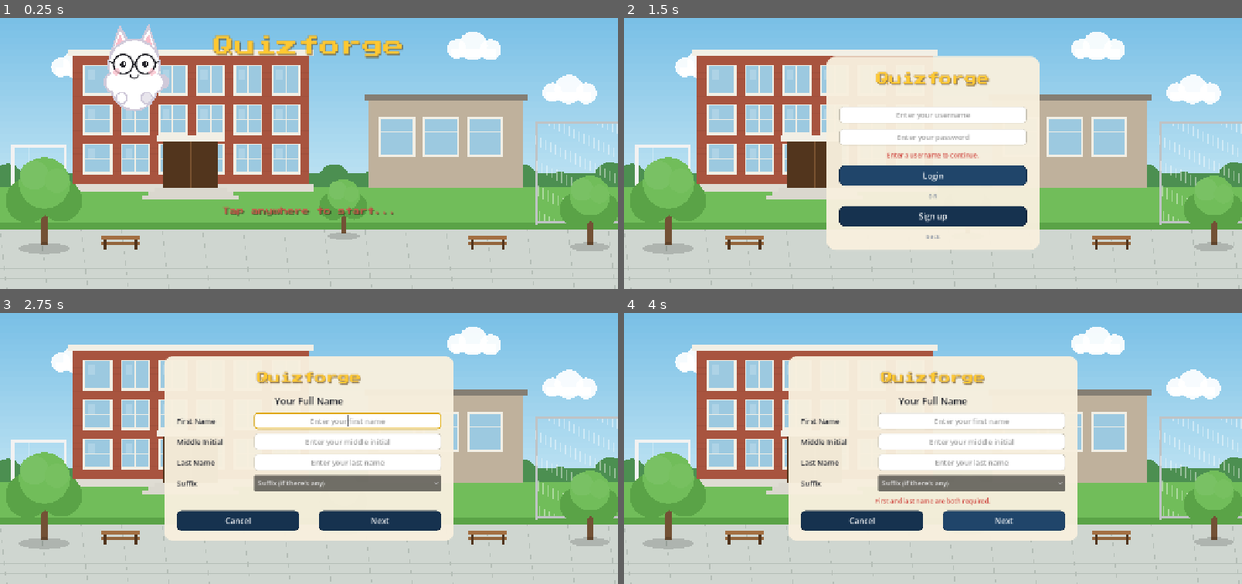
Above: before the commit, frames 1-4 (two rows, left to right).
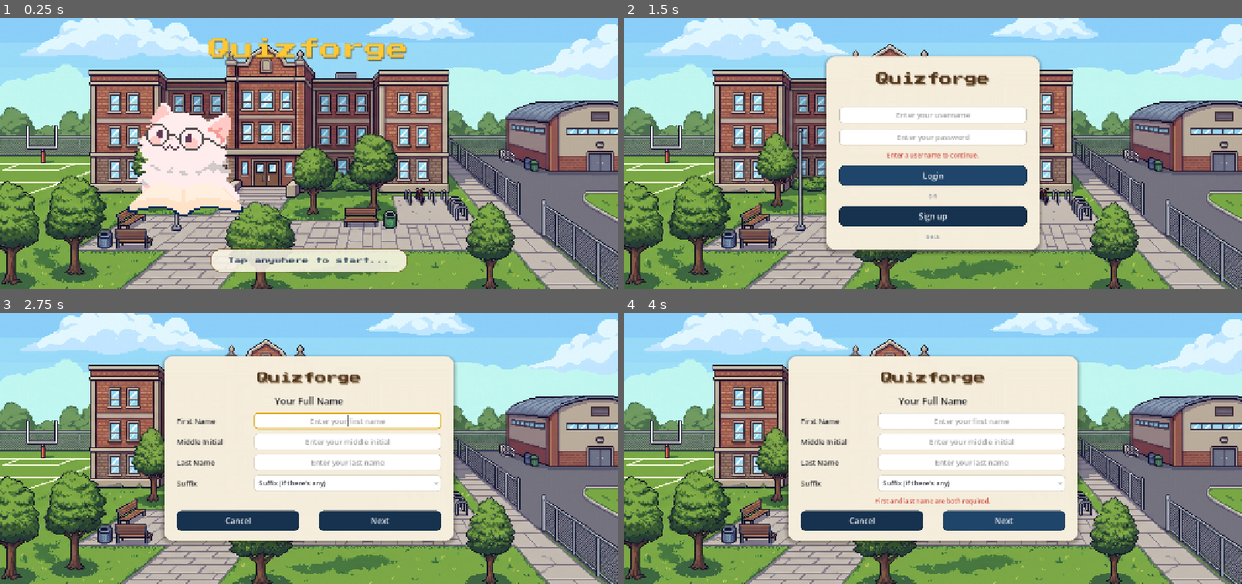
Above: after the commit, the same moments.

Repository: jekooo25/quizforge
Game: Godot game, scene res://scenes/main.tscn
Same seed, same stepped clock (60 frames per second), same inputs: the game is played once before the commit and once after it.
Inputs (mouse positions are in pixels of both pictures, inside the frame that each line leads up to):
- Up to frame 1 (0.25 s): no input
- Up to frame 2 (1.5 s): tap Enter at 0.5 s; click (933, 153) at 0.67 s; click "Login" at 1.25 s
- Up to frame 3 (2.75 s): click "Sign up" at 2 s
- Up to frame 4 (4 s): click "Next" at 2.75 s; click "Next" at 3.5 s

The runs differ from the first frame. In frame 1, 85% of the frame differs, in the area x 0-100%, y 0-100%; in frame 2, 63%; in frame 3, 58%; in frame 4, 58%.

Commit message:
Login flow art: pixel campus background and sprite mascot
Adds the supplied courtyard art behind the title, login and both signup
screens. The photo is 1.79:1 and the frame is 2.28:1, so it covers and
crops rather than stretching, biased to the top so the bell tower stays.

Swaps the code-drawn cat for the pixel mascot sprite when it exists, moves
the splash hint onto a plaque so it reads over grass, darkens the logo on
cream panels, and gives cards a shadow and near-opaque fill so the photo
does not bleed through the forms.

Also ignores credentials, editor temp files, and addon binaries.

Diff:
--- a/scripts/screens/login_screen.gd
+++ b/scripts/screens/login_screen.gd
@@ -1,7 +1,5 @@
 extends Control
 ## Login. The credential check is local-only for now — any non-empty pair passes.
-
-const Backdrop := preload("res://scripts/ui/backdrop.gd")
 
 var _username: LineEdit
 var _password: LineEdit
@@ -9,7 +7,7 @@
 
 
 func _ready() -> void:
-	var bg: Control = Backdrop.new()
+	var bg: Control = PhotoBackdrop.create()
 	add_child(bg)
 	bg.set_anchors_and_offsets_preset(Control.PRESET_FULL_RECT)
 
@@ -17,7 +15,7 @@
 	add_child(center)
 	center.set_anchors_and_offsets_preset(Control.PRESET_FULL_RECT)
 
-	var card := UITheme.panel(UITheme.CREAM, 18, 0.96)
+	var card := UITheme.panel(UITheme.CREAM, 18, 0.985)
 	card.custom_minimum_size = Vector2(440, 0)
 	center.add_child(card)
 
@@ -25,7 +23,7 @@
 	box.add_theme_constant_override("separation", 12)
 	card.add_child(box)
 
-	box.add_child(UITheme.logo(26))
+	box.add_child(UITheme.logo_dark(26))
 
 	var spacer := Control.new()
 	spacer.custom_minimum_size = Vector2(0, 8)
--- a/scripts/screens/signup_name_screen.gd
+++ b/scripts/screens/signup_name_screen.gd
@@ -1,7 +1,5 @@
 extends Control
 ## Sign up, step 1 of 2: the student's name.
-
-const Backdrop := preload("res://scripts/ui/backdrop.gd")
 
 var _first: LineEdit
 var _middle: LineEdit
@@ -11,7 +9,7 @@
 
 
 func _ready() -> void:
-	var bg: Control = Backdrop.new()
+	var bg: Control = PhotoBackdrop.create()
 	add_child(bg)
 	bg.set_anchors_and_offsets_preset(Control.PRESET_FULL_RECT)
 
@@ -19,7 +17,7 @@
 	add_child(center)
 	center.set_anchors_and_offsets_preset(Control.PRESET_FULL_RECT)
 
-	var card := UITheme.panel(UITheme.CREAM, 18, 0.96)
+	var card := UITheme.panel(UITheme.CREAM, 18, 0.985)
 	card.custom_minimum_size = Vector2(600, 0)
 	center.add_child(card)
 
@@ -27,7 +25,7 @@
 	box.add_theme_constant_override("separation", 11)
 	card.add_child(box)
 
-	box.add_child(UITheme.logo(24))
+	box.add_child(UITheme.logo_dark(24))
 
 	var heading := UITheme.sans("Your Full Name", 19, UITheme.INK)
 	heading.horizontal_alignment = HORIZONTAL_ALIGNMENT_CENTER
@@ -44,9 +42,7 @@
 	_last = UITheme.field("Enter your last name")
 	grid.add_child(UITheme.form_row("Last Name", _last))
 
-	_suffix = OptionButton.new()
-	_suffix.custom_minimum_size = Vector2(0, 34)
-	_suffix.add_theme_font_size_override("font_size", 14)
+	_suffix = UITheme.select()
 	for option in ["Suffix (if there's any)", "Jr.", "Sr.", "II", "III", "IV"]:
 		_suffix.add_item(option)
 	grid.add_child(UITheme.form_row("Suffix", _suffix))
--- a/scripts/screens/signup_school_screen.gd
+++ b/scripts/screens/signup_school_screen.gd
@@ -1,7 +1,5 @@
 extends Control
 ## Sign up, step 2 of 2: school credentials.
-
-const Backdrop := preload("res://scripts/ui/backdrop.gd")
 
 var _student_id: LineEdit
 var _email: LineEdit
@@ -12,7 +10,7 @@
 
 
 func _ready() -> void:
-	var bg: Control = Backdrop.new()
+	var bg: Control = PhotoBackdrop.create()
 	add_child(bg)
 	bg.set_anchors_and_offsets_preset(Control.PRESET_FULL_RECT)
 
@@ -20,7 +18,7 @@
 	add_child(center)
 	center.set_anchors_and_offsets_preset(Control.PRESET_FULL_RECT)
 
-	var card := UITheme.panel(UITheme.CREAM, 18, 0.96)
+	var card := UITheme.panel(UITheme.CREAM, 18, 0.985)
 	card.custom_minimum_size = Vector2(620, 0)
 	center.add_child(card)
 
@@ -28,7 +26,7 @@
 	box.add_theme_constant_override("separation", 10)
 	card.add_child(box)
 
-	box.add_child(UITheme.logo(24))
+	box.add_child(UITheme.logo_dark(24))
 
 	var heading := UITheme.sans("School credentials", 19, UITheme.INK)
 	heading.horizontal_alignment = HORIZONTAL_ALIGNMENT_CENTER
--- a/scripts/screens/title_screen.gd
+++ b/scripts/screens/title_screen.gd
@@ -1,57 +1,60 @@
 extends Control
-## Splash: the courtyard, the mascot, the logo, "tap anywhere".
-
-const Backdrop := preload("res://scripts/ui/backdrop.gd")
-const Cat := preload("res://scripts/ui/cat_mascot.gd")
+## Splash: the campus photo, the mascot, the logo, "tap anywhere".
 
 
 func _ready() -> void:
 	mouse_filter = Control.MOUSE_FILTER_STOP
 
-	var bg: Control = Backdrop.new()
+	var bg: Control = PhotoBackdrop.create()
 	add_child(bg)
 	bg.set_anchors_and_offsets_preset(Control.PRESET_FULL_RECT)
 
-	var cat: Control = Cat.new()
-	cat.anchor_left = 0.5
-	cat.anchor_right = 0.5
-	cat.anchor_top = 0.0
-	cat.anchor_bottom = 0.0
-	cat.offset_left = -472.0
-	cat.offset_right = -252.0
-	cat.offset_top = 4.0
-	cat.offset_bottom = 204.0
+	# mascot standing in front of the brick, where a cream sprite actually reads
+	var cat: Control = Mascot.create()
+	cat.anchor_left = 0.30
+	cat.anchor_right = 0.30
+	cat.anchor_top = 0.30
+	cat.anchor_bottom = 0.30
+	cat.offset_left = -125.0
+	cat.offset_right = 125.0
+	cat.offset_top = 0.0
+	cat.offset_bottom = 250.0
 	add_child(cat)
 
-	var title := UITheme.logo(44)
+	var title := UITheme.logo(46)
 	title.anchor_left = 0.5
 	title.anchor_right = 0.5
 	title.anchor_top = 0.0
 	title.anchor_bottom = 0.0
-	title.offset_left = -360.0
-	title.offset_right = 360.0
-	title.offset_top = 14.0
-	title.offset_bottom = 98.0
+	title.offset_left = -420.0
+	title.offset_right = 420.0
+	title.offset_top = 16.0
+	title.offset_bottom = 112.0
 	add_child(title)
 
-	var hint := UITheme.pixel("Tap anywhere to start...", 15, UITheme.RED)
-	hint.add_theme_color_override("font_shadow_color", Color(0, 0, 0, 0.35))
-	hint.add_theme_constant_override("shadow_offset_x", 2)
-	hint.add_theme_constant_override("shadow_offset_y", 2)
-	hint.anchor_left = 0.5
-	hint.anchor_right = 0.5
-	hint.anchor_top = 0.70
-	hint.anchor_bottom = 0.70
-	hint.offset_left = -320.0
-	hint.offset_right = 320.0
-	hint.offset_top = 0.0
-	hint.offset_bottom = 40.0
+	# the hint sits on a plaque so it stays readable over grass or pavement
+	var plaque := PanelContainer.new()
+	plaque.add_theme_stylebox_override("panel",
+		UITheme.padded(UITheme.box(Color(0.988, 0.969, 0.914, 0.97),
+			Color(0.42, 0.26, 0.03, 0.55), 2, 22), 24, 8))
+	plaque.anchor_left = 0.5
+	plaque.anchor_right = 0.5
+	plaque.anchor_top = 1.0
+	plaque.anchor_bottom = 1.0
+	plaque.offset_left = -205.0
+	plaque.offset_right = 205.0
+	plaque.offset_top = -84.0
+	plaque.offset_bottom = -34.0
+	add_child(plaque)
+
+	var hint := UITheme.pixel("Tap anywhere to start...", 14, UITheme.NAVY)
 	hint.horizontal_alignment = HORIZONTAL_ALIGNMENT_CENTER
-	add_child(hint)
+	hint.vertical_alignment = VERTICAL_ALIGNMENT_CENTER
+	plaque.add_child(hint)
 
 	var pulse := create_tween().set_loops()
-	pulse.tween_property(hint, "modulate:a", 0.35, 0.9).set_ease(Tween.EASE_IN_OUT)
-	pulse.tween_property(hint, "modulate:a", 1.0, 0.9).set_ease(Tween.EASE_IN_OUT)
+	pulse.tween_property(plaque, "modulate:a", 0.62, 0.9).set_ease(Tween.EASE_IN_OUT)
+	pulse.tween_property(plaque, "modulate:a", 1.0, 0.9).set_ease(Tween.EASE_IN_OUT)
 
 
 func _gui_input(event: InputEvent) -> void:
--- /dev/null
+++ b/scripts/ui/mascot.gd
@@ -0,0 +1,19 @@
+class_name Mascot
+extends Control
+## The mascot: the pixel-art sprite when it exists, the code-drawn cat if not.
+## Screens call Mascot.create() so the art can be swapped without touching them.
+
+const IMAGE_PATH := "res://assets/sprites/mascot_cat.png"
+
+
+static func create() -> Control:
+	if ResourceLoader.exists(IMAGE_PATH):
+		var tex: Texture2D = load(IMAGE_PATH)
+		if tex != null:
+			var rect := TextureRect.new()
+			rect.texture = tex
+			rect.expand_mode = TextureRect.EXPAND_IGNORE_SIZE
+			rect.stretch_mode = TextureRect.STRETCH_KEEP_ASPECT_CENTERED
+			rect.mouse_filter = Control.MOUSE_FILTER_IGNORE
+			return rect
+	return load("res://scripts/ui/cat_mascot.gd").new()
--- /dev/null
+++ b/scripts/ui/photo_backdrop.gd
@@ -0,0 +1,54 @@
+class_name PhotoBackdrop
+extends Control
+## The pixel-art campus photo, used behind the login flow.
+##
+## The photo is 2752x1536 (1.79:1) and the game frame is 1280x562 (2.28:1), so
+## it can't be stretched without squashing the building. It's scaled to cover
+## and cropped instead, biased toward the top so the bell tower stays in frame
+## and the road falls off the bottom edge.
+
+const IMAGE_PATH := "res://assets/backgrounds/LoginBackground.jpg"
+
+## How much of the vertical overflow comes off the top. 0.12 keeps almost all
+## of the sky and drops the foreground road.
+const TOP_BIAS := 0.12
+
+var texture: Texture2D
+
+
+## Returns the photo, or the code-drawn campus if the photo is missing.
+## Screens call this instead of Backdrop.new(), so dropping the file in is the
+## only step needed to switch art.
+static func create() -> Control:
+	var tex: Texture2D = null
+	if ResourceLoader.exists(IMAGE_PATH):
+		tex = load(IMAGE_PATH)
+	if tex == null:
+		return load("res://scripts/ui/backdrop.gd").new()
+	var node := PhotoBackdrop.new()
+	node.texture = tex
+	return node
+
+
+func _ready() -> void:
+	mouse_filter = Control.MOUSE_FILTER_IGNORE
+
+
+func _draw() -> void:
+	if texture == null:
+		return
+
+	var tex_size := Vector2(texture.get_width(), texture.get_height())
+	if tex_size.x <= 0.0 or tex_size.y <= 0.0:
+		return
+
+	# cover: scale until both dimensions are filled
+	var scale := maxf(size.x / tex_size.x, size.y / tex_size.y)
+	var drawn := tex_size * scale
+
+	# centre horizontally, bias the vertical overflow toward the top
+	var offset := Vector2(
+		(size.x - drawn.x) * 0.5,
+		(size.y - drawn.y) * TOP_BIAS
+	)
+	draw_texture_rect(texture, Rect2(offset, drawn), false)
--- a/scripts/ui/ui_theme.gd
+++ b/scripts/ui/ui_theme.gd
@@ -139,6 +139,23 @@
 	return e
 
 
+## A dropdown that matches the text fields instead of Godot's grey default.
+static func select() -> OptionButton:
+	var o := OptionButton.new()
+	o.custom_minimum_size = Vector2(0.0, 34.0)
+	o.add_theme_font_size_override("font_size", 14)
+	o.add_theme_color_override("font_color", INK)
+	o.add_theme_color_override("font_hover_color", INK)
+	o.add_theme_color_override("font_pressed_color", INK)
+	o.add_theme_color_override("font_focus_color", INK)
+	o.mouse_default_cursor_shape = Control.CURSOR_POINTING_HAND
+	o.add_theme_stylebox_override("normal", padded(box(PAPER, Color(0.796, 0.776, 0.722), 1, 7), 10, 6))
+	o.add_theme_stylebox_override("hover", padded(box(PAPER, YELLOW_DEEP, 1, 7), 10, 6))
+	o.add_theme_stylebox_override("pressed", padded(box(CREAM_SOFT, YELLOW_DEEP, 2, 7), 10, 6))
+	o.add_theme_stylebox_override("focus", padded(box(PAPER, YELLOW_DEEP, 2, 7), 10, 6))
+	return o
+
+
 ## A form row: right-aligned label, then the input.
 static func form_row(label_text: String, control: Control, label_width := 150.0) -> HBoxContainer:
 	var row := HBoxContainer.new()
@@ -156,14 +173,20 @@
 	var p := PanelContainer.new()
 	var c := color
 	c.a = alpha
-	p.add_theme_stylebox_override("panel", padded(box(c, Color(0, 0, 0, 0), 0, radius), 26, 20))
+	var sb := padded(box(c, Color(0, 0, 0, 0), 0, radius), 26, 20)
+	# a soft shadow so the card separates from a busy photo behind it
+	sb.shadow_color = Color(0.10, 0.08, 0.04, 0.28)
+	sb.shadow_size = 9
+	sb.shadow_offset = Vector2(0, 4)
+	p.add_theme_stylebox_override("panel", sb)
 	return p
 
 
-static func logo(size := 40) -> Label:
-	var l := pixel("Quizforge", size, YELLOW)
-	l.add_theme_color_override("font_outline_color", Color(0.42, 0.26, 0.03, 0.6))
-	l.add_theme_constant_override("outline_size", maxi(2, int(size / 14.0)))
+static func logo(size := 40, tint := YELLOW, outline := Color(0.42, 0.26, 0.03, 0.6)) -> Label:
+	var l := pixel("Quizforge", size, tint)
+	if outline.a > 0.0:
+		l.add_theme_color_override("font_outline_color", outline)
+		l.add_theme_constant_override("outline_size", maxi(2, int(size / 14.0)))
 	l.add_theme_color_override("font_shadow_color", Color(0.30, 0.18, 0.0, 0.30))
 	l.add_theme_constant_override("shadow_offset_x", 2)
 	l.add_theme_constant_override("shadow_offset_y", 3)
@@ -171,6 +194,11 @@
 	l.vertical_alignment = VERTICAL_ALIGNMENT_CENTER
 	l.custom_minimum_size = Vector2(0.0, float(size) * 2.0)
 	return l
+
+
+## The logo as it appears on cream panels: dark, so it doesn't wash out.
+static func logo_dark(size := 26) -> Label:
+	return logo(size, WOOD_DARK, Color.TRANSPARENT)
 
 
 static func pill(text: String, bg: Color, fg: Color, size := 11) -> PanelContainer:
Binary file added: assets/backgrounds/LoginBackground.jpg
Not shown, added: assets/backgrounds/LoginBackground.jpg.import
Binary file added: assets/sprites/mascot_cat.png
Not shown, added: assets/sprites/mascot_cat.png.import
Not shown, added: scripts/ui/mascot.gd.uid
Not shown, added: scripts/ui/photo_backdrop.gd.uid
